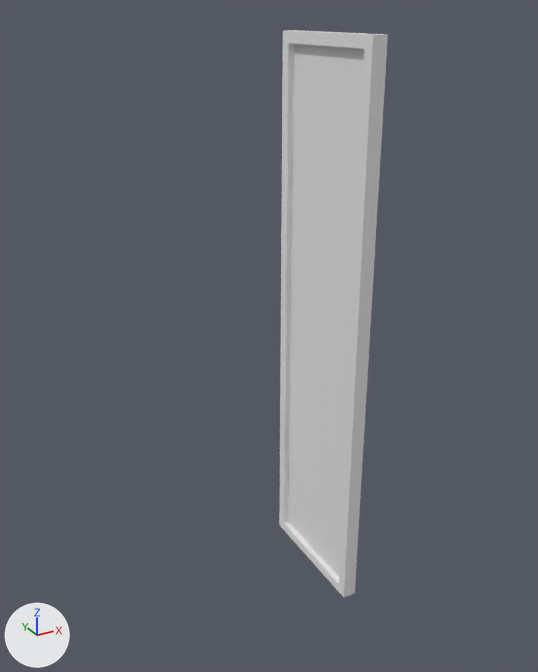
One commit to the FBX model Assets/Ondra a Vitek/okno_zaluzie.fbx: the scene before it, then after it.
Before and after are seen from a 50 mm camera at (-2.69, -4.11, 4.13) aimed at (-0.42, 0.02, 2.07). Every picture has the same lights, and +X, +Y and +Z are marked at lower left. Where no turn or scale is listed for an object, it has been applied to the vertices.
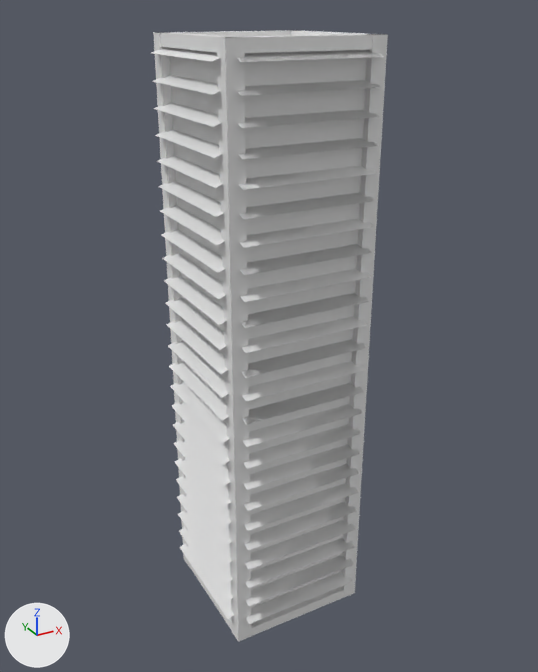
The newer file is also turned or shifted as a whole; pictures and numbers use the older file's frame.

The change, as a list of edits to the scene's bpy script:
```text
Change me_cube_027:
    used by ob_cube_031; location = (0.0, 0.0, 0.499)
    verts and faces of me_cube_027; kept vertices keep their numbers, new ones are numbered from 24
    before: 16 (0.01, 0.43, -0.42), 17 (0.01, -0.43, -0.42), 18 (0.01, -0.43, 3.42), 19 (0.01, 0.43, 3.42), 20 (-0.01, 0.43, 3.42) at pixel (293, 43)
    before: 21 (-0.01, 0.43, -0.42) at pixel (287, 521), 22 (-0.01, -0.43, -0.42), 23 (-0.01, -0.43, 3.42)
    remove me_cube_027.from_pydata(...)  # 24 vertices, 22 faces; spans x -0.05..0.05, y -0.5..0.5, z -0.5..3.5
    add me_cube_027.from_pydata(...)  # 48 vertices, 40 faces; spans x -0.95..0.05, y -0.5..0.5, z -0.5..3.5
    me_cube_027 part 1: a new loose piece of 24 vertices spanning x -0.95..-0.85, y -0.5..0.5, z -0.5..3.5, in mat_material_001 (its picture is missing)
    me_cube_027 part 2
    add delete_faces([(16, 17, 18, 19), (20, 23, 22, 21)])
Change me_plane_024:
    used by ob_plane_062; location = (0.039, 0.0, 3.903)
    remove me_plane_024.from_pydata(...)  # 96 vertices, 24 faces; spans x -0.04..0.07, y -0.44..0.44, z -3.72..0.02
    add me_plane_024.from_pydata(...)  # 192 vertices, 48 faces; spans x -1.04..0.07, y -0.44..0.44, z -3.72..0.02
    me_plane_024 part 3
    48 vertices are added at x -1.04..-0.94, y -0.44, z -3.72..0.02
    48 new vertices lie (0.0, 0.88, 0.0) away from vertices in x -1.04..-0.94, y -0.44, z -3.72..0.02
    24 new faces join them
Add me_cube_064:
    me_cube_064.from_pydata(...)  # 48 vertices, 40 faces; spans x -0.5..0.5, y -0.05..0.94, z -0.5..3.5
    me_cube_064.materials.append(mat_material_001)  # its picture is missing
Add me_cube_066:
    me_cube_066.from_pydata([(0.43, 0.0, 3.42), (0.43, 0.0, -0.42), (-0.43, 0.0, -0.42), (-0.43, 0.0, 3.42), (0.43, 0.9, 3.42), (0.43, 0.9, -0.42), (-0.43, 0.9, -0.42), (-0.43, 0.9, 3.42)], [], [(1, 0, 3, 2), (5, 6, 7, 4)])
    me_cube_066.materials.append(mat_material_001)  # its picture is missing
Add me_cube_065:
    me_cube_065.from_pydata([(0.0, 0.43, 3.42), (0.0, 0.43, -0.42), (0.0, -0.43, -0.42), (0.0, -0.43, 3.42), (-0.9, 0.43, 3.42), (-0.9, 0.43, -0.42), (-0.9, -0.43, -0.42), (-0.9, -0.43, 3.42)], [], [(1, 0, 3, 2), (5, 6, 7, 4)])
    me_cube_065.materials.append(mat_material_001)  # its picture is missing
Add me_plane_046:
    me_plane_046.from_pydata(...)  # 384 vertices, 96 faces; spans x -0.44..0.45, y -0.07..1.04, z -3.72..0.02
    me_plane_046.materials.append(mat_material_001)  # its picture is missing
Add ob_cube_053:
    ob_cube_053 = bpy.data.objects.new('Cube.053', me_cube_064)
    ob_cube_053.location = (-0.453, -0.447, 0.499)
Add ob_sklo_001:
    ob_sklo_001 = bpy.data.objects.new('sklo.001', me_cube_066)
    ob_sklo_001.location = (-0.453, -0.45, 0.499)
Add ob_sklo:
    ob_sklo = bpy.data.objects.new('sklo', me_cube_065)
    ob_sklo.location = (0.0, 0.0, 0.499)
Add ob_plane_073:
    ob_plane_073 = bpy.data.objects.new('Plane.073', me_plane_046)
    ob_plane_073.location = (-0.453, -0.486, 3.903)
```

Location of each change, [x1, y1, x2, y2] in pixels of the pictures (538 x 672 px):
'Cube.031', reshaped (113% wider, 8% taller)
    before: [279, 30, 388, 598]
    after: [155, 30, 388, 641]
'Plane.073', added
    after: [237, 50, 384, 624]
'sklo.001', added
    after: [244, 50, 367, 607]
'Plane.062', reshaped (not visible before)
    after: [152, 47, 362, 619]
'Cube.053', added
    after: [153, 30, 387, 642]
'sklo', added
    after: [169, 56, 229, 505]
part 1 of me_cube_027, added
    after: [155, 32, 252, 641]
part 2 of me_cube_027, deleted
    before: [288, 44, 364, 577]
part 3 of me_plane_024, added
    after: [152, 47, 234, 619]
